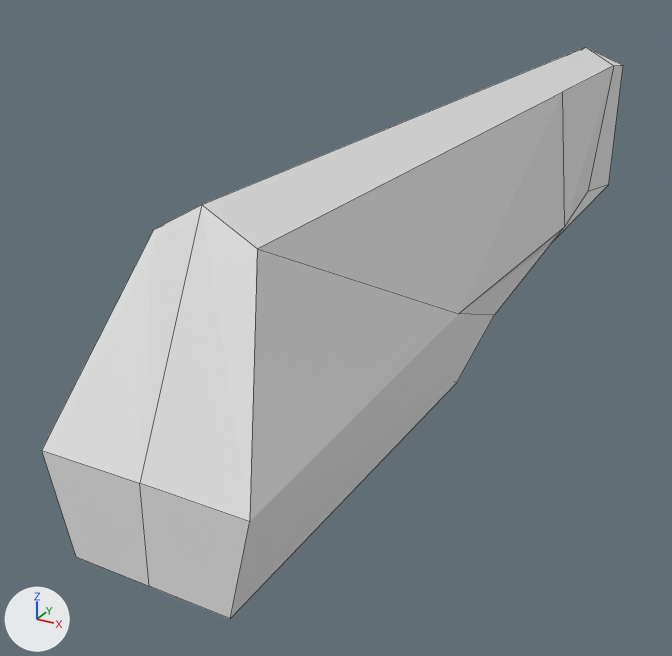
What one commit did to the Blender file Battle of Steel/Assets/Kawano/3D_Model/Parts_Pi_Bd/Pistol_Body_02.blend.
Rendered twice from a 50 mm camera at (1.553, -5.369, 1.331) aimed at (-0.36, -1.89, -0.409). The axes (+X, +Y, +Z) are drawn at lower left. The lights are the same throughout. Mesh edges are drawn as thin lines.

The scene before the commit, as lines of its bpy script (objects in view):
```python
me_立方体_001 = bpy.data.meshes.new('立方体.001')
me_立方体_001.from_pydata(...)  # 30 vertices, 25 faces; spans x -1.48..1.59, y -0.43..2.73, z -0.01..2.68
# before: 5 (0.84, 1.84, 0.31) at pixel (551, 243), 16 (0.83, 2.55, 2.43) at pixel (613, 65), 19 (0.83, 2.72, 0.4) at pixel (608, 184), 23 (1.17, 1.8, 0.61) at pixel (564, 226), 26 (0.83, 1.8, 2.43) at pixel (562, 91)
# before: 27 (0.83, 2.34, 0.61) at pixel (587, 191), 29 (0.83, 2.73, 2.36) at pixel (623, 65)
ob_立方体 = bpy.data.objects.new('立方体', me_立方体_001)
ob_立方体.location = (0.014, -3.096, -0.449)
ob_立方体.scale = (0.238, 1.45, 0.394)
```
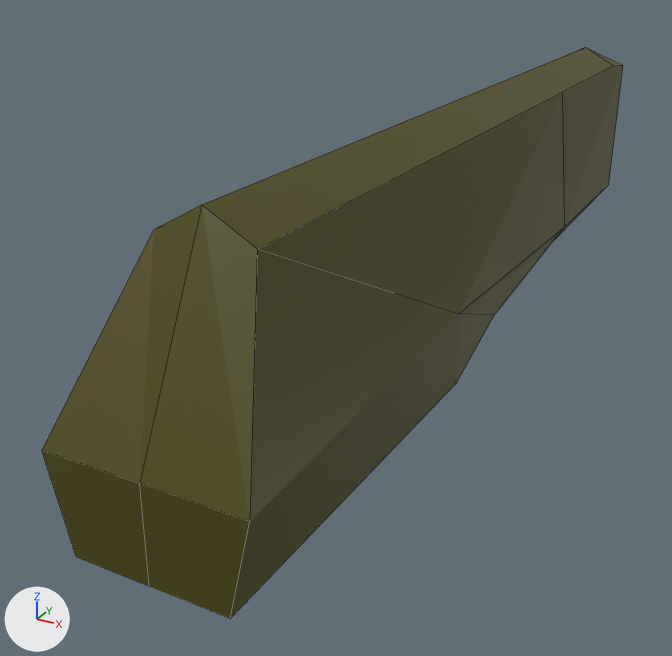
The change, as JSON lines over the scene's bpy script:
```json
{"op": "add", "block": "img_pistol_02_bd_png", "code": ["img_pistol_02_bd_png = load_image('Pistol_02_Bd.png', '../Texture/Pistol_02_Bd.png', 1024, 1024, 'sRGB')"]}
{"op": "add", "block": "mat_マテリアル", "code": ["mat_マテリアル = principled_material('マテリアル')", "mat_マテリアル.texture = img_pistol_02_bd_png"]}
{"block": "me_立方体_001", "where": "# used by ob_立方体; location = (0.014, -3.096, -0.449); scale = (0.238, 1.45, 0.394)"}
{"block": "me_立方体_001", "where": "# verts and faces of me_立方体_001; kept vertices keep their numbers, new ones are numbered from 30"}
{"op": "remove", "block": "me_立方体_001", "code": "me_立方体_001.from_pydata(...)  # 30 vertices, 25 faces; spans x -1.48..1.59, y -0.43..2.73, z -0.01..2.68"}
{"op": "add", "block": "me_立方体_001", "code": "me_立方体_001.from_pydata(...)  # 28 vertices, 23 faces; spans x -1.48..1.59, y -0.43..2.73, z -0.01..2.68"}
{"block": "me_立方体_001", "change": "me_立方体_001 part 1"}
{"op": "add", "block": "me_立方体_001", "code": "delete_vertices([27])  # with the faces that use them"}
{"op": "add", "block": "me_立方体_001", "code": "faces += [(16, 26, 23, 19, 29), (5, 19, 23)]"}
{"block": "me_立方体_001", "change": "me_立方体_001 part 2: 19 faces spanning x -1.48..1.59, y -0.43..2.73, z -0.01..2.68 switch from no material to mat_マテリアル (picture img_pistol_02_bd_png)"}
```

Pixel boxes (x1, y1, x2, y2) of what changed, in the pictures (672 x 656 px; the box of a moved part takes in the faces that stretch with it):
```json
{"part": 1, "of": "me_立方体_001", "change": "moved or reshaped", "before": [554, 65, 623, 240], "after": [554, 65, 623, 240]}
{"part": 2, "of": "me_立方体_001", "change": "recoloured", "before": [42, 47, 621, 619], "after": [42, 47, 621, 619], "on screen": "white to yellow"}
```
